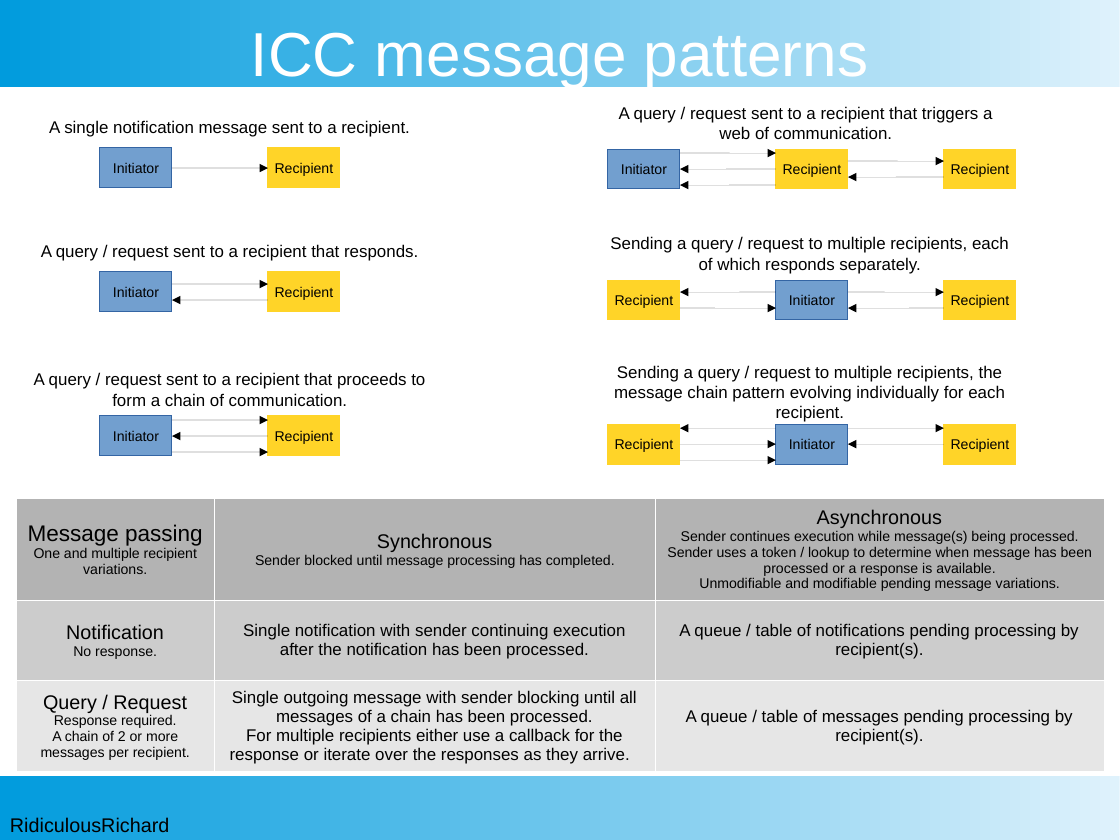
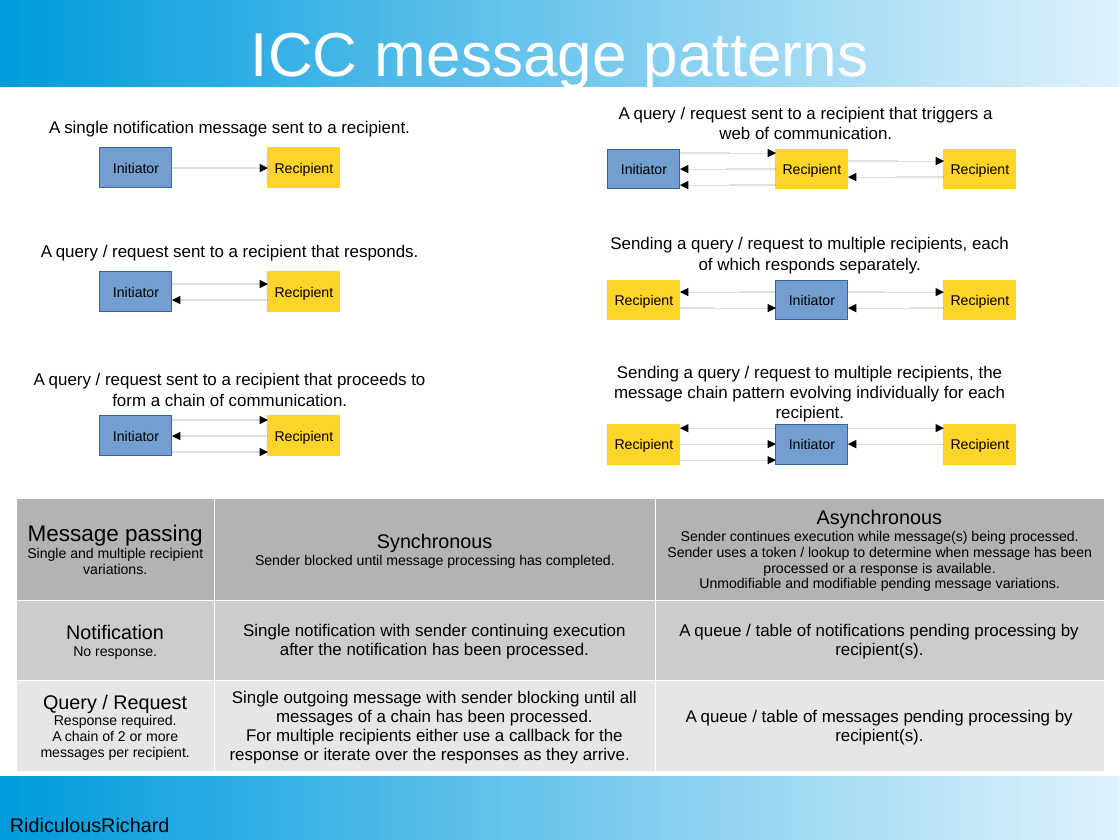
Before and after one commit to RidiculousRichard/presentations, a slide deck: slide 7 of Demystifying ICC.odp. Drawn at 1120x840 pixels with LibreOffice and Linux fonts; fonts in the diff are those of the drawing; background and template pictures are left out. Boxes give left, top, right and bottom in pixels: in the first picture for what was removed or moved away, otherwise in the second. Text is boxed around its words. In the diff, an @@ line names an element or a change of style, - is before the commit and + after.

```diff
--- a/Demystifying ICC.odp
+++ b/Demystifying ICC.odp
@@ table at bbox=[16, 498, 1105, 768] @@
-row 1, column 1: Message passing / One and multiple recipient variations.
+row 1, column 1: Message passing / Single and multiple recipient variations.
```
Also in this commit, not shown: 4 other slides changed.
